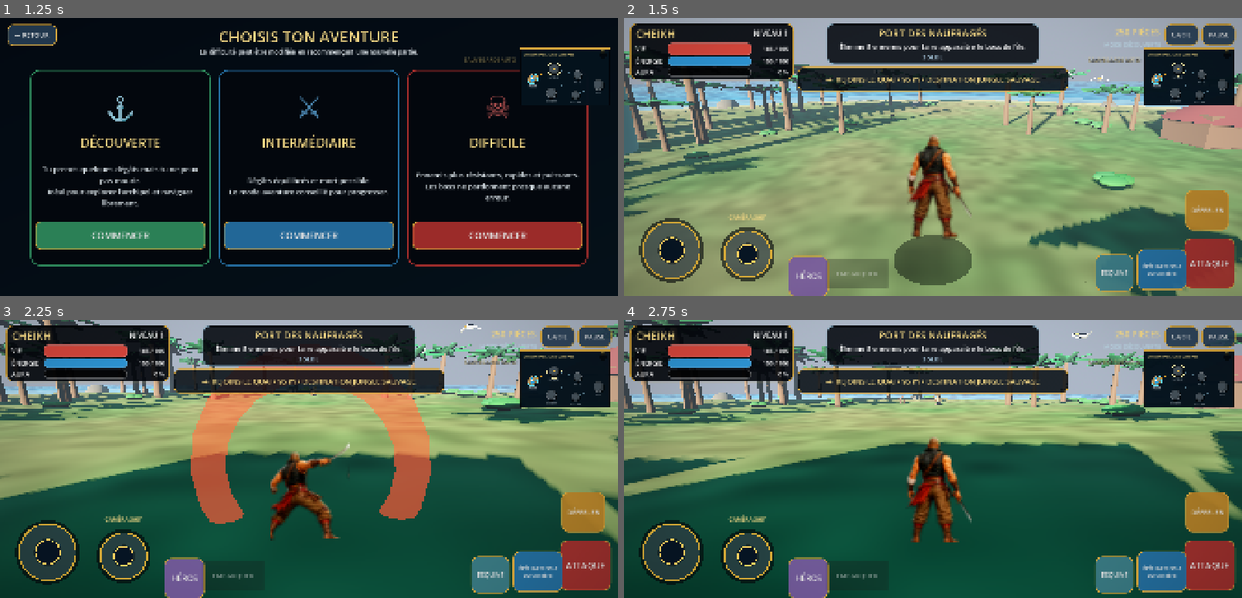
Above: before the commit, frames 1-4 (two rows, left to right).
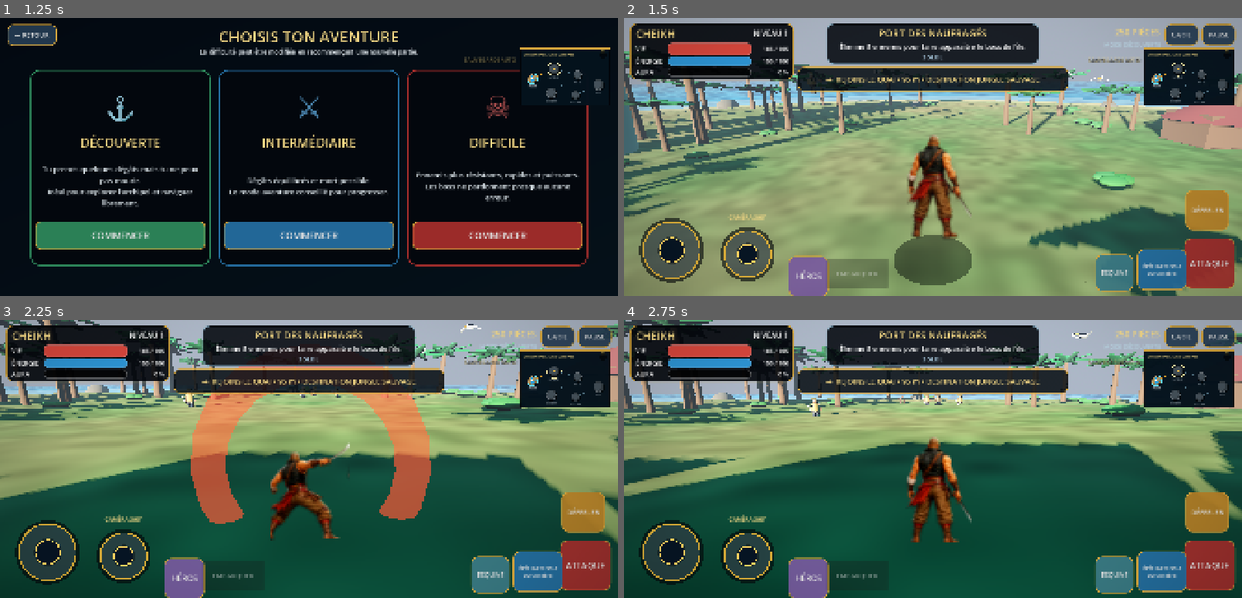
Above: after the commit, the same moments.

Repository: Chasmet/Chk-pirate-warrior-
Game: Godot game, scene res://scenes/main.tscn
Two runs of this game, one before a commit and one after it. Both use one fixed random seed, a clock stepped at 60 frames per second and the inputs below.
Inputs (mouse positions are in pixels of both pictures, inside the frame that each line leads up to):
- Up to frame 1 (1.25 s): click (123, 84) at 0.52 s
- Up to frame 2 (1.5 s): click "COMMENCER" at 1.25 s
- Up to frame 3 (2.25 s): drag from (414, 495) to (370, 397) at 2.02 s
- Up to frame 4 (2.75 s): no input

Frame 1 is identical in both runs. In frame 2, 0.2% of the frame differs, in the area x 0-64%, y 20-70%; in frame 3, 0.1%; in frame 4, 0.2%.

Commit message:
gameplay: activer le directeur du roster 2.5D

Diff:
--- a/godot/project.godot
+++ b/godot/project.godot
@@ -1,12 +1,12 @@
 ; CHK Pirate Warrior — Godot 4.6.3 stable
 ; Monde ouvert 3D mobile en français.
-; Passe finale : stabilité Android, personnages Cheikh/Yvane/Nelvyn et navigation.
+; V3.4 : boss, commandants, nakama et animaux originaux en 2.5D.
 
 config_version=5
 
 [application]
 
-config/name="CHK Pirate Warrior V3.3"
+config/name="CHK Pirate Warrior V3.4"
 run/main_scene="res://scenes/main.tscn"
 run/max_fps=60
 config/icon="res://assets/ui/icon_512.png"
@@ -25,6 +25,7 @@
 ArchipelagoMinimap="*res://scripts/archipelago_minimap.gd"
 TargetHealthHud="*res://scripts/target_health_hud.gd"
 AAAPresentationDirector="*res://scripts/aaa_presentation_director.gd"
+Roster25DDirector="*res://scripts/roster_25d_director.gd"
 
 [display]
 
